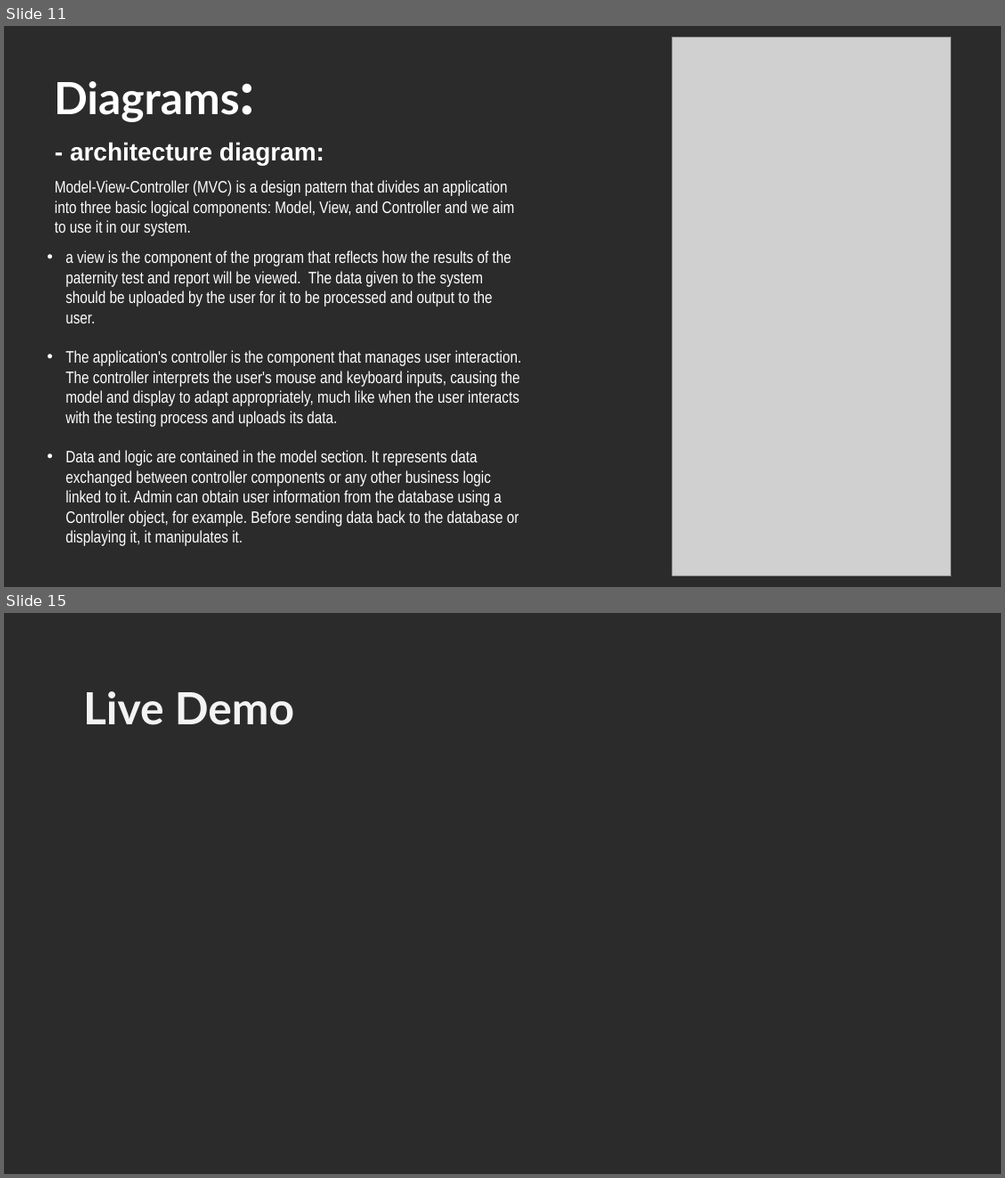
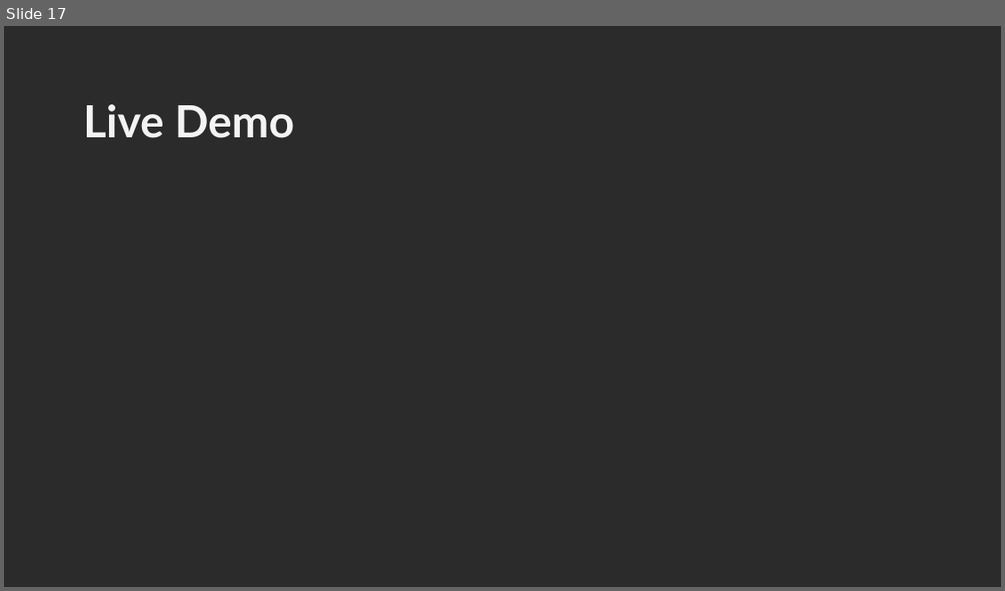
Before and after one commit to YoussifAssem/Genatac, a slide deck: E-Genetics/presentations/new presentation.pptx. Shown one above the other, each under a label of ours: slides 11 and 15 before the commit, slide 17 after it; the slides between them are not shown. The pictures are 1005x1178 and 1005x591 pixels, drawn with LibreOffice and Linux fonts; fonts in the diff are those of the drawing; grey boxes stand for pictures; background and template pictures are left out; a plain dark background stands for a picture behind light text. Boxes give left, top, right and bottom in pixels: in the first picture for what was removed or moved away, otherwise in the second. Text is boxed around its words. In the diff, an @@ line names an element or a change of style, - is before the commit and + after.

```diff
--- a/E-Genetics/presentations/new presentation.pptx
+++ b/E-Genetics/presentations/new presentation.pptx
@@ slide 11 removed at (x1=4, y1=26, x2=1001, y2=587), background picture (left out) @@
@@ picture removed at (x1=672, y1=37, x2=951, y2=575) @@
@@ title removed at (x1=54, y1=81, x2=240, y2=122) @@
-Diagrams:
@@ text removed at (x1=70, y1=142, x2=324, y2=166) @@
-- architecture diagram:
@@ text removed at (x1=55, y1=180, x2=515, y2=236) @@
-Model-View-Controller (MVC) is a design pattern that divides an application into three basic logical components: Model, View, and Controller and we aim to use it in our system.
@@ text removed at (x1=65, y1=250, x2=522, y2=546) @@
-• a view is the component of the program that reflects how the results of the paternity test and report will be viewed. The data given to the system should be uploaded by the user for it to be processed and output to the user.
-• The application's controller is the component that manages user interaction. The controller interprets the user's mouse and keyboard inputs, causing the model and display to adapt appropriately, much like when the user interacts with the testing process and uploads its data.
-• Data and logic are contained in the model section. It represents data exchanged between controller components or any other business logic linked to it. Admin can obtain user information from the database using a Controller object, for example. Before sending data back to the database or displaying it, it manipulates it.
@@ what was slide 15 is now slide 17 @@
```
Also in this commit, not shown: 7 slides changed, 5 slides added, 2 other slides removed.
